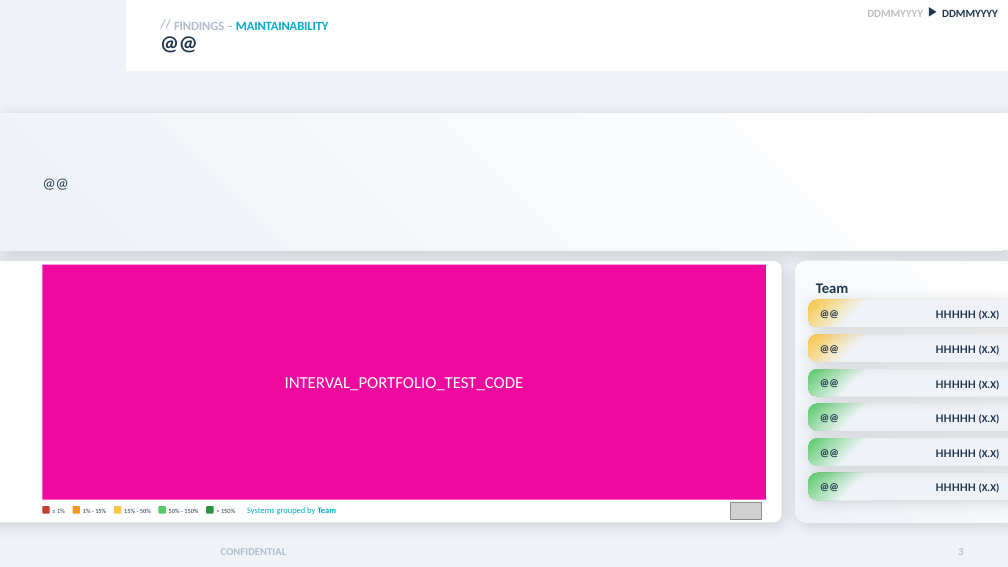
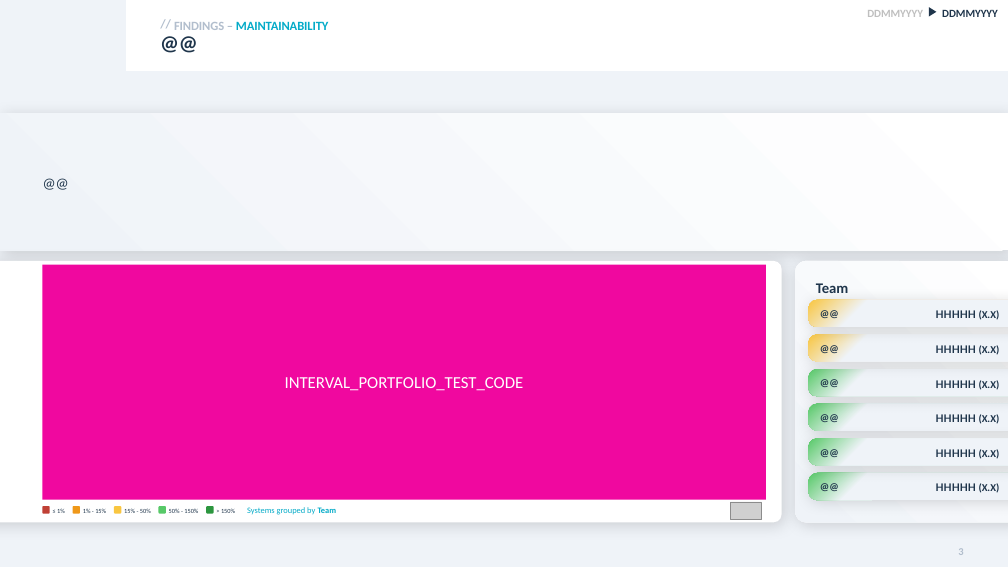
Before and after one commit to Software-Improvement-Group/sigrid-report-generator, a slide deck: slide 3 of src/report_generator/presets/templates/sigrid-template.pptx. Drawn at 1008x567 pixels with LibreOffice and Linux fonts; fonts in the diff are those of the drawing; grey boxes stand for pictures; background and template pictures are left out. Boxes give left, top, right and bottom in pixels: in the first picture for what was removed or moved away, otherwise in the second. Text is boxed around its words. In the diff, an @@ line names an element or a change of style, - is before the commit and + after.

```diff
--- a/src/report_generator/presets/templates/sigrid-template.pptx
+++ b/src/report_generator/presets/templates/sigrid-template.pptx
@@ text removed at [221, 548, 287, 555] @@
-CONFIDENTIAL
```
Also in this commit, not shown: 1 other slide changed, 1 slide removed.
